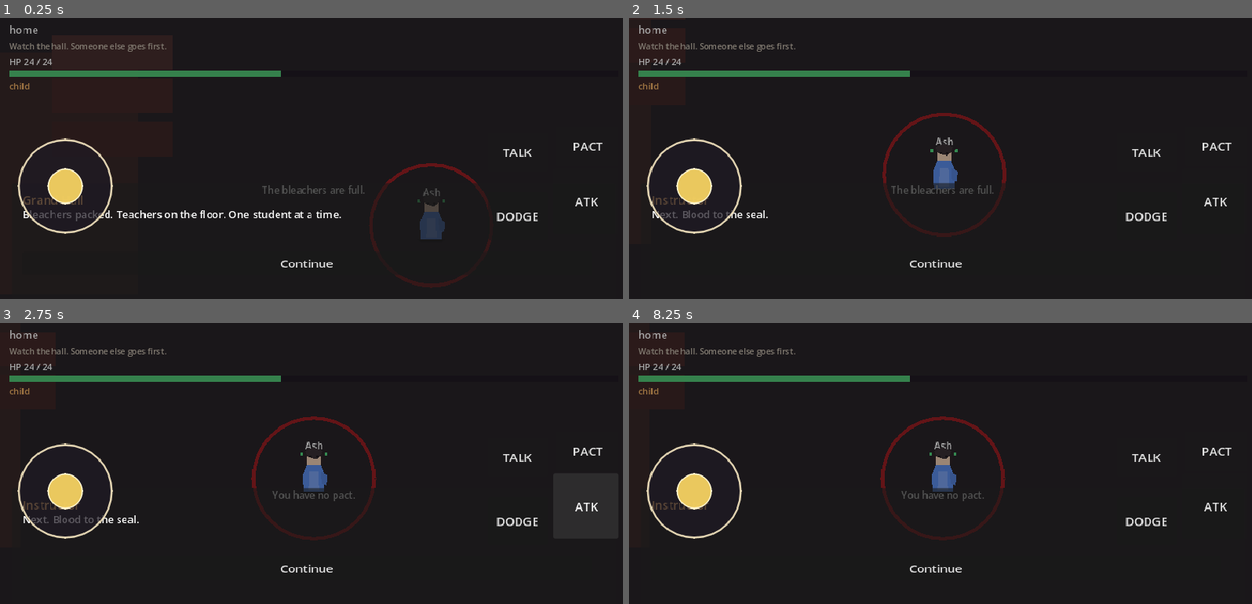
Above: before the commit, frames 1-4 (two rows, left to right).
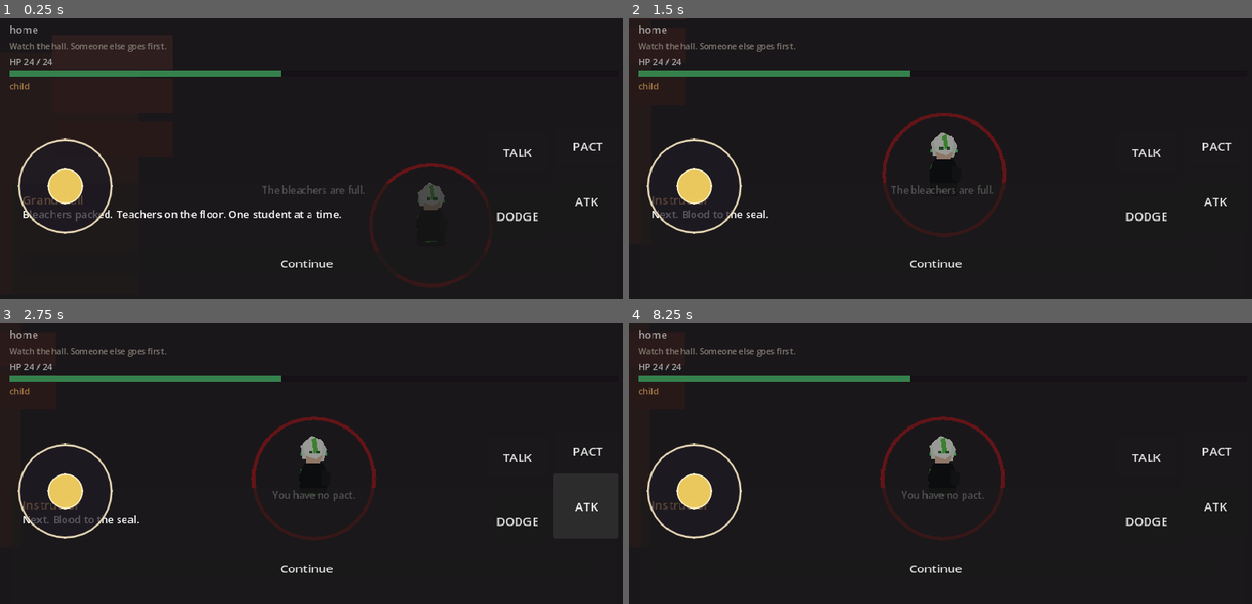
Above: after the commit, the same moments.

Repository: sk7hg824nn-ux/bloodbound-summoner
Game: Godot game, scene res://scenes/world/Academy.tscn
Two runs of this game, one before a commit and one after it. Both use one fixed random seed, a clock stepped at 60 frames per second and the inputs below. This scene is started directly instead of the project's main scene.
Inputs:
- Up to frame 1 (0.25 s): no input
- Up to frame 2 (1.5 s): click "Continue" at 0.5 s; click "Continue" at 1.25 s
- Up to frame 3 (2.75 s): click "ATK" at 2 s
- Up to frame 4 (8.25 s): click "DODGE" at 2.75 s; click "PACT" at 3.5 s; click "TALK" at 4.25 s; click "ATK" at 5 s; click "DODGE" at 5.75 s; click "PACT" at 6.5 s; click "TALK" at 7.25 s; click "Continue" at 8 s

The runs differ from the first frame. In frame 1, 0.6% of the frame differs, in the area x 66-72%, y 58-80%; in frame 2, 0.6%, in the area x 48-53%, y 40-63%; in frame 3, 0.6%; in frame 4, 0.6%.

Commit message:
Academy Ash is the sheet silhouette, not a blue brick.

Diff:
--- a/scripts/characters/figure_2d.gd
+++ b/scripts/characters/figure_2d.gd
@@ -2,15 +2,17 @@
 class_name Figure2D
 
 var kind: String = "human"
-var body_color: Color = Color(0.4, 0.5, 0.8)
-var skin := Color(0.93, 0.80, 0.70)
-var hair := Color(0.18, 0.14, 0.16)
+var body_color: Color = Color(0.08, 0.09, 0.10)
+var skin := Color(0.86, 0.72, 0.62)
+var hair := Color(0.92, 0.93, 0.90)
 var shadow: Polygon2D
 var coat: Polygon2D
+var lining: Polygon2D
 var arm: Polygon2D
 var head: Polygon2D
 var hair_back: Polygon2D
 var hair_front: Polygon2D
+var streak: Polygon2D
 var eye_l: Polygon2D
 var eye_r: Polygon2D
 var _bob: float = 0.0
@@ -36,18 +38,38 @@
 	return fig
 
 func _build() -> void:
-	shadow = _poly("Shadow", Color(0, 0, 0, 0.28), PackedVector2Array([Vector2(-16, 16), Vector2(16, 16), Vector2(11, 20), Vector2(-11, 20)]))
+	shadow = _poly("Shadow", Color(0, 0, 0, 0.35), PackedVector2Array([
+		Vector2(-18, 18), Vector2(18, 18), Vector2(12, 22), Vector2(-12, 22)
+	]))
 	shadow.z_index = -2
-	hair_back = _poly("HairBack", hair, PackedVector2Array([Vector2(-11, -18), Vector2(-13, -30), Vector2(0, -36), Vector2(13, -30), Vector2(11, -18)]))
-	coat = _poly("Body", body_color, PackedVector2Array([Vector2(-12, 16), Vector2(-13, -4), Vector2(-8, -16), Vector2(8, -16), Vector2(13, -4), Vector2(12, 16)]))
-	var lining := _poly("Lining", body_color.lightened(0.18), PackedVector2Array([Vector2(-6, 14), Vector2(-5, -8), Vector2(5, -8), Vector2(6, 14)]))
-	lining.z_index = 1
-	arm = _poly("Arm", body_color.darkened(0.08), PackedVector2Array([Vector2(8, -8), Vector2(16, -4), Vector2(15, 8), Vector2(9, 6)]))
+	hair_back = _poly("HairBack", hair, PackedVector2Array([
+		Vector2(-12, -20), Vector2(-14, -34), Vector2(-4, -42), Vector2(8, -40), Vector2(14, -30), Vector2(10, -18)
+	]))
+	lining = _poly("Lining", Color(0.22, 0.55, 0.18), PackedVector2Array([
+		Vector2(-6, 18), Vector2(-16, 4), Vector2(-14, -10), Vector2(4, -12), Vector2(8, 16)
+	]))
+	coat = _poly("Coat", Color(0.07, 0.08, 0.09), PackedVector2Array([
+		Vector2(-14, 18), Vector2(-16, -2), Vector2(-10, -16), Vector2(10, -16), Vector2(16, -2), Vector2(13, 18), Vector2(4, 16), Vector2(-4, 16)
+	]))
+	arm = _poly("Arm", Color(0.10, 0.11, 0.12), PackedVector2Array([
+		Vector2(8, -10), Vector2(18, -6), Vector2(16, 8), Vector2(8, 6)
+	]))
 	arm.z_index = 2
-	head = _poly("Head", skin, PackedVector2Array([Vector2(-8, -16), Vector2(-8, -30), Vector2(0, -34), Vector2(8, -30), Vector2(8, -16)]))
-	hair_front = _poly("HairFront", hair.lightened(0.06), PackedVector2Array([Vector2(-8, -26), Vector2(-10, -32), Vector2(0, -36), Vector2(10, -32), Vector2(8, -26), Vector2(3, -22), Vector2(-4, -24)]))
-	eye_l = _poly("EyeL", Color(0.12, 0.10, 0.12), PackedVector2Array([Vector2(-5, -24), Vector2(-5, -26), Vector2(-2, -26), Vector2(-2, -24)]))
-	eye_r = _poly("EyeR", Color(0.12, 0.10, 0.12), PackedVector2Array([Vector2(2, -24), Vector2(2, -26), Vector2(5, -26), Vector2(5, -24)]))
+	head = _poly("Head", skin, PackedVector2Array([
+		Vector2(-8, -16), Vector2(-9, -30), Vector2(-2, -36), Vector2(7, -34), Vector2(9, -22), Vector2(6, -16)
+	]))
+	hair_front = _poly("Hair", hair, PackedVector2Array([
+		Vector2(-9, -24), Vector2(-12, -36), Vector2(-2, -44), Vector2(10, -38), Vector2(8, -24), Vector2(2, -20), Vector2(-4, -22)
+	]))
+	streak = _poly("Streak", Color(0.35, 0.78, 0.28), PackedVector2Array([
+		Vector2(-2, -40), Vector2(2, -42), Vector2(4, -28), Vector2(0, -26)
+	]))
+	eye_l = _poly("EyeL", Color(0.18, 0.42, 0.20), PackedVector2Array([
+		Vector2(-5, -26), Vector2(-5, -29), Vector2(-1, -29), Vector2(-1, -26)
+	]))
+	eye_r = _poly("EyeR", Color(0.18, 0.42, 0.20), PackedVector2Array([
+		Vector2(2, -26), Vector2(2, -29), Vector2(6, -29), Vector2(6, -26)
+	]))
 	_paint()
 
 func _poly(n: String, color: Color, pts: PackedVector2Array) -> Polygon2D:
@@ -59,30 +81,44 @@
 	return p
 
 func _paint() -> void:
-	if coat:
-		coat.color = body_color
-	_apply_portrait()
-
-func _apply_portrait() -> void:
-	var tex: Texture2D = ArtAsh.tex() if kind != "kitsune" else null
-	if tex == null:
-		return
-	for c in get_children():
-		if c is Polygon2D:
-			c.visible = false
-	var spr := get_node_or_null("Portrait") as Sprite2D
-	if spr == null:
-		spr = Sprite2D.new()
-		spr.name = "Portrait"
-		spr.centered = true
-		spr.position = Vector2(0, -10)
-		add_child(spr)
-	spr.texture = tex
-	spr.scale = Vector2(0.28, 0.28)
+	if kind == "kitsune":
+		hair = Color(0.62, 0.42, 0.82)
+		if hair_front:
+			hair_front.color = hair
+		if hair_back:
+			hair_back.color = hair.darkened(0.1)
+		if coat:
+			coat.color = Color(0.55, 0.16, 0.22)
+		if lining:
+			lining.color = Color(0.92, 0.90, 0.88)
+	elif kind == "human":
+		if hair_front:
+			hair_front.color = Color(0.92, 0.93, 0.90)
+		if hair_back:
+			hair_back.color = Color(0.86, 0.88, 0.84)
+		if streak:
+			streak.color = Color(0.35, 0.78, 0.28)
+		if coat:
+			coat.color = Color(0.07, 0.08, 0.09)
+		if lining:
+			lining.color = Color(0.22, 0.55, 0.18)
 
 func apply_look(era: String) -> void:
-	look_scale = 0.84 if era == "child" else 1.0
+	look_scale = 0.78 if era == "child" else 1.12
 	scale = Vector2(facing_x * look_scale, look_scale)
+	if era == "child":
+		if coat:
+			coat.color = Color(0.28, 0.34, 0.42)
+		if lining:
+			lining.color = Color(0.40, 0.46, 0.38)
+		if hair_front:
+			hair_front.color = Color(0.16, 0.14, 0.14)
+		if streak:
+			streak.visible = false
+	else:
+		_paint()
+		if streak:
+			streak.visible = true
 
 func set_facing(dir: Vector2) -> void:
 	if abs(dir.x) > 0.12:
@@ -91,10 +127,10 @@
 
 func tick(delta: float) -> void:
 	if gait == "run" or walking:
-		gait = "run" if gait == "run" else "walk"
+		gait = "walk" if gait != "run" else "run"
 	elif not walking:
 		gait = "idle"
-	var amp := 2.2 if gait != "idle" else 0.7
+	var amp := 2.4 if gait != "idle" else 0.6
 	_bob += delta * (12.0 if gait != "idle" else 3.0)
 	position.y = sin(_bob) * amp
 
